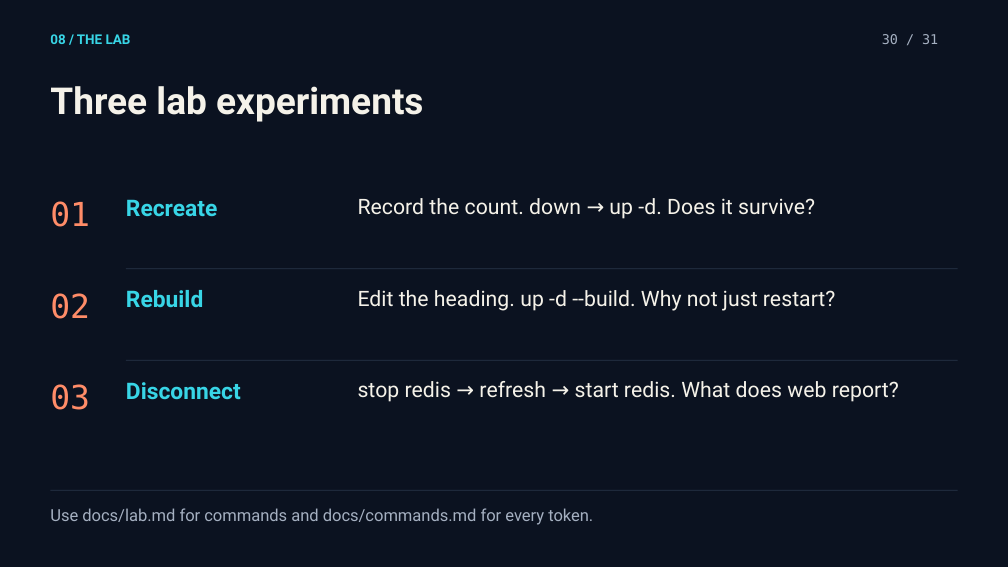
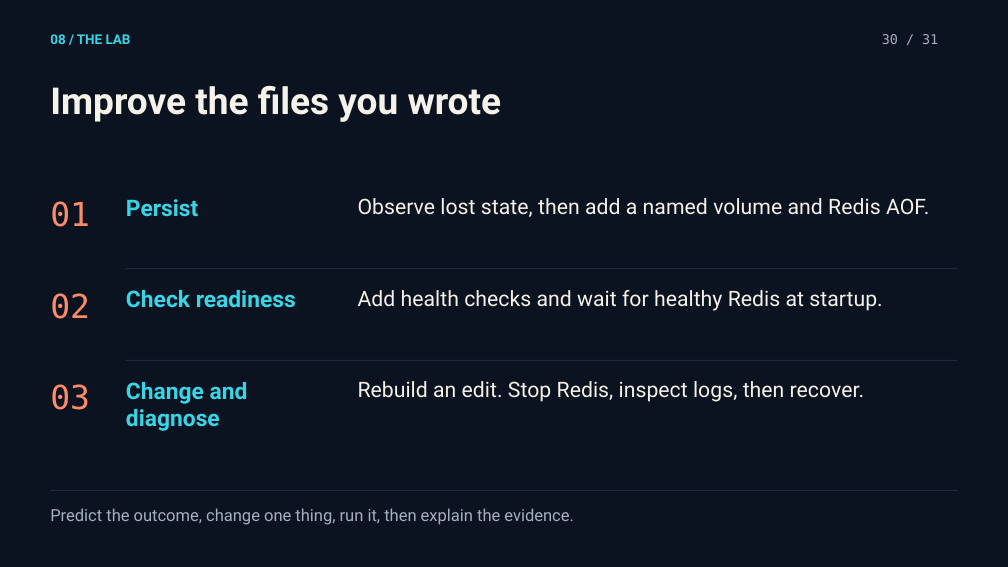
Before and after one commit to APP-Factory-USIU/AF-P1-Docker, a slide deck: slide 30 of slides/docker-introduction.pptx. Drawn at 1008x567 pixels with LibreOffice and Linux fonts; fonts in the diff are those of the drawing. Boxes give left, top, right and bottom in pixels: in the first picture for what was removed or moved away, otherwise in the second. Text is boxed around its words. In the diff, an @@ line names an element or a change of style, - is before the commit and + after.

Commit message:
Turn Docker workshop into a guided lab
Move completed Docker configuration into an instructor answer key and
teach students to create the files through staged exercises. Update
documentation, slides, CI, and app defaults for the starter workflow.

```diff
--- a/slides/docker-introduction.pptx
+++ b/slides/docker-introduction.pptx
@@ text at (50, 86, 502, 122): text changed @@
-Three lab experiments
+Improve the files you wrote
@@ text at (126, 199, 198, 216): text changed @@
-Recreate
+Persist
@@ text at (358, 198, 929, 217): text changed @@
-Record the count. down → up -d. Does it survive?
+Observe lost state, then add a named volume and Redis AOF.
@@ text at (126, 290, 296, 307): text changed @@
-Rebuild
+Check readiness
@@ text at (358, 290, 882, 311): text changed @@
-Edit the heading. up -d --build. Why not just restart?
+Add health checks and wait for healthy Redis at startup.
@@ text at (126, 382, 248, 431): text changed @@
-Disconnect
+Change and diagnose
@@ text at (358, 381, 864, 402): text changed @@
-stop redis → refresh → start redis. What does web report?
+Rebuild an edit. Stop Redis, inspect logs, then recover.
@@ text at (50, 508, 574, 525): text changed @@
-Use docs/lab.md for commands and docs/commands.md for every token.
+Predict the outcome, change one thing, run it, then explain the evidence.
```
Also in this commit, not shown: 2 other slides changed, 1 slide added, 1 slide removed, 13 other files.
